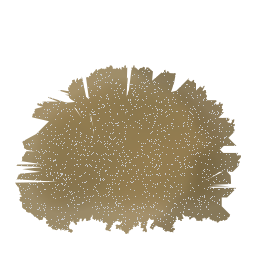
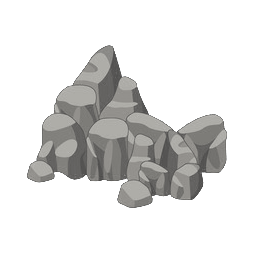
Layers edited between the first and the second w=256, h=256 image:
showed group "rocks" (2nd of 2) (2 layers) over [left=15, top=45, right=241, bottom=234]
renamed "Layer 42" to "Layer 69", opacity 36% → 100%, painted on it over [left=27, top=45, right=231, bottom=216]
hid group "landscape" (13 layers) over [left=15, top=45, right=241, bottom=234]
hid group "bush" (4 layers) over [left=15, top=65, right=241, bottom=234]
